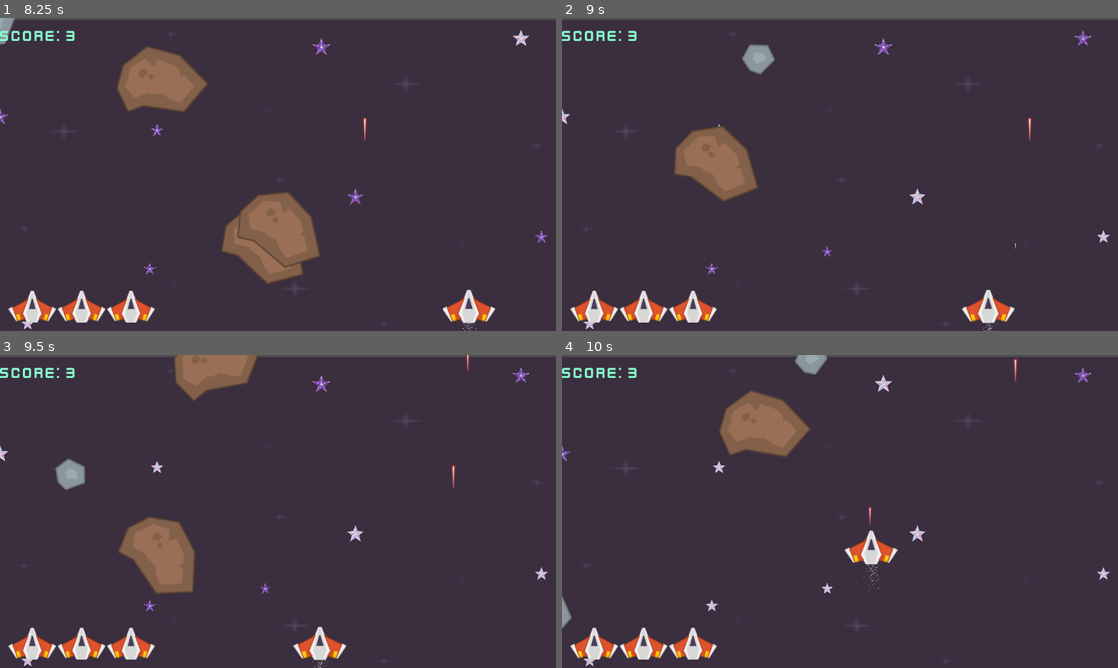
Above: before the commit, frames 1-4 (two rows, left to right).
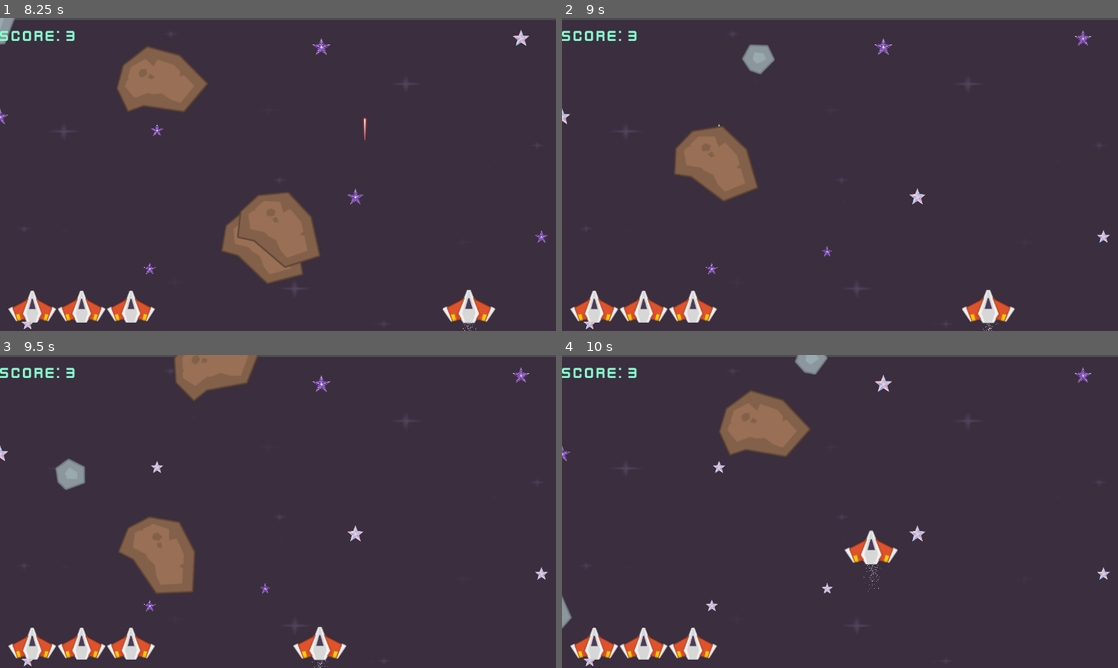
Above: after the commit, the same moments.

Repository: nonakarim/godot-space-shooter
Game: Godot game, scene res://Scenes/level.tscn
Two runs of this game, one before a commit and one after it. Both use one fixed random seed, a clock stepped at 60 frames per second and the inputs below.
Inputs:
- Up to frame 1 (8.25 s): hold Right (KeyRight) 0.53-1.28 s; tap Space (Shoot) at 0.6, 1.55, 2.3, 2.85, 3.6, 4.55, 5.3, 5.85, 6.6, 7.55 s; hold Down (KeyDown) 1.28-2.03 s; tap O (Original) at 1.35, 4.35, 7.35 s; hold Right (KeyRight) 2.03-2.78 s; tap R (Replay) at 2.1, 5.1, 8.1 s; hold Up (KeyUp) 2.78-3.53 s; hold Left (KeyLeft) 3.53-5.03 s; hold Down (KeyDown) 5.03-5.78 s; hold Right (KeyRight) 5.78-6.53 s; hold Up (KeyUp) 6.53-7.28 s; hold Right (KeyRight) 7.28-8.03 s; hold Down (KeyDown) from 8.03 s (still down)
- Up to frame 2 (9 s): tap Space (Shoot) at 8.3, 8.85 s; release Down (KeyDown) at 8.78 s; hold Left (KeyLeft) from 8.78 s (still down)
- Up to frame 3 (9.5 s): keep holding Left (KeyLeft)
- Up to frame 4 (10 s): release Left (KeyLeft) at 9.53 s; hold Up (KeyUp) from 9.53 s (still down); tap Space (Shoot) at 9.6 s

Frame 1 is identical in both runs. In frame 2, less than 0.1% of the frame differs, in the area x 81-85%, y 31-74%; in frame 3, less than 0.1%; in frame 4, less than 0.1%, in the area x 55-82%, y 1-55%.

Commit message:
Add an number of lasers you can shoot

Diff:
--- a/Scripts/player.gd
+++ b/Scripts/player.gd
@@ -2,6 +2,7 @@
 
 @export var speed: int = 500
 var can_shoot : bool = true
+var laserCount : int = 10
 
 signal laser(pos)
 
@@ -17,7 +18,8 @@
 	if Input.is_action_just_pressed("Original"):
 		position = Vector2(576, 650)
 
-	if Input.is_action_just_pressed("Shoot") and can_shoot:
+	if Input.is_action_just_pressed("Shoot") and can_shoot and laserCount > 0:
+		laserCount -= 1
 		laser.emit($LaserStartPosition.global_position)
 		can_shoot = false;
 		$LaserTimer.start()
